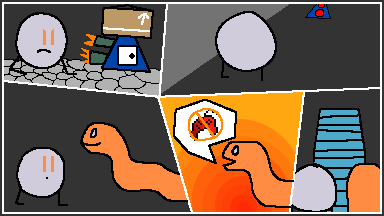
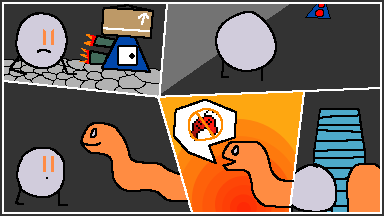
Revision of a layered 384 × 216 image; what changed, layer by layer:
painted on "Paint Layer 1" over bbox(85, 35, 96, 64)
